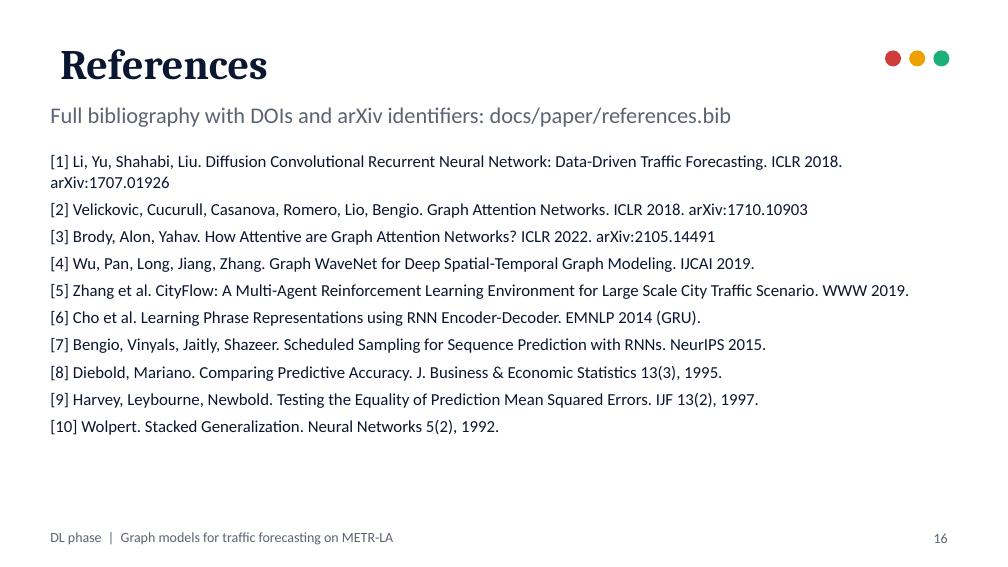
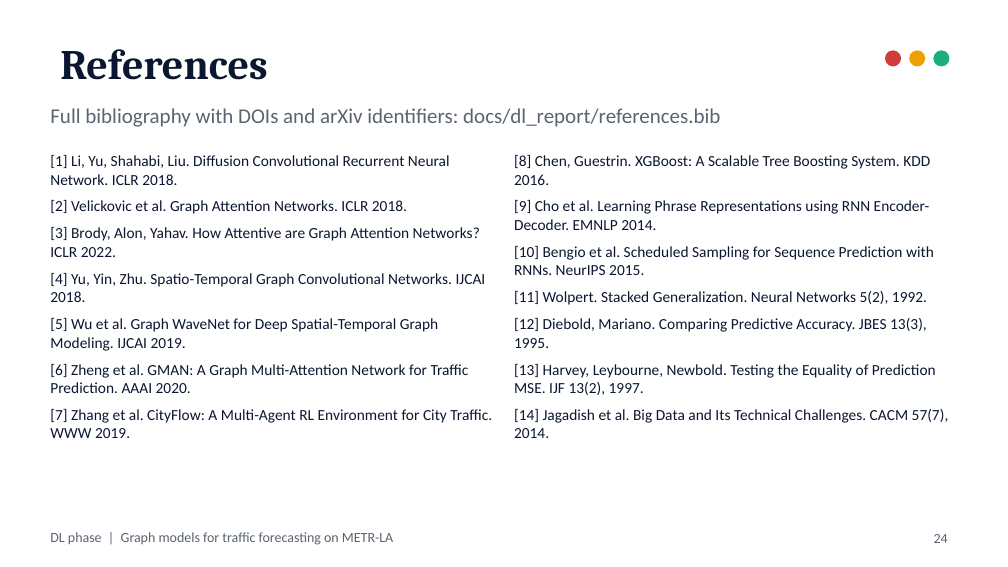
Before and after one commit to ManasSaxena14/MetroFlow_MachineAndDeepLearning, a slide deck: slide 24 of docs/presentation/DL_Graph_Models.pptx (slide 16 before the commit). Drawn at 1008x567 pixels with LibreOffice and Linux fonts; fonts in the diff are those of the drawing. Boxes give left, top, right and bottom in pixels: in the first picture for what was removed or moved away, otherwise in the second. Text is boxed around its words. In the diff, an @@ line names an element or a change of style, - is before the commit and + after.

```diff
--- a/docs/presentation/DL_Graph_Models.pptx
+++ b/docs/presentation/DL_Graph_Models.pptx
@@ text at (x1=50, y1=108, x2=720, y2=127): text changed; size 16 to 15 pt @@
-Full bibliography with DOIs and arXiv identifiers: docs/paper/references.bib
+Full bibliography with DOIs and arXiv identifiers: docs/dl_report/references.bib
@@ text at (x1=50, y1=155, x2=492, y2=438): text changed; size 12 to 11 pt @@
-[1] Li, Yu, Shahabi, Liu. Diffusion Convolutional Recurrent Neural Network: Data-Driven Traffic Forecasting. ICLR 2018. arXiv:1707.01926
-[2] Velickovic, Cucurull, Casanova, Romero, Lio, Bengio. Graph Attention Networks. ICLR 2018. arXiv:1710.10903
-[3] Brody, Alon, Yahav. How Attentive are Graph Attention Networks? ICLR 2022. arXiv:2105.14491
-[4] Wu, Pan, Long, Jiang, Zhang. Graph WaveNet for Deep Spatial-Temporal Graph Modeling. IJCAI 2019.
-[5] Zhang et al. CityFlow: A Multi-Agent Reinforcement Learning Environment for Large Scale City Traffic Scenario. WWW 2019.
-[6] Cho et al. Learning Phrase Representations using RNN Encoder-Decoder. EMNLP 2014 (GRU).
-[7] Bengio, Vinyals, Jaitly, Shazeer. Scheduled Sampling for Sequence Prediction with RNNs. NeurIPS 2015.
-[8] Diebold, Mariano. Comparing Predictive Accuracy. J. Business & Economic Statistics 13(3), 1995.
-[9] Harvey, Leybourne, Newbold. Testing the Equality of Prediction Mean Squared Errors. IJF 13(2), 1997.
-[10] Wolpert. Stacked Generalization. Neural Networks 5(2), 1992.
+[1] Li, Yu, Shahabi, Liu. Diffusion Convolutional Recurrent Neural Network. ICLR 2018.
+[2] Velickovic et al. Graph Attention Networks. ICLR 2018.
+[3] Brody, Alon, Yahav. How Attentive are Graph Attention Networks? ICLR 2022.
+[4] Yu, Yin, Zhu. Spatio-Temporal Graph Convolutional Networks. IJCAI 2018.
+[5] Wu et al. Graph WaveNet for Deep Spatial-Temporal Graph Modeling. IJCAI 2019.
+[6] Zheng et al. GMAN: A Graph Multi-Attention Network for Traffic Prediction. AAAI 2020.
+[7] Zhang et al. CityFlow: A Multi-Agent RL Environment for City Traffic. WWW 2019.
@@ text added at (x1=514, y1=155, x2=949, y2=438), 11 pt, text #0B1730 @@
+[8] Chen, Guestrin. XGBoost: A Scalable Tree Boosting System. KDD 2016.
+[9] Cho et al. Learning Phrase Representations using RNN Encoder-Decoder. EMNLP 2014.
+[10] Bengio et al. Scheduled Sampling for Sequence Prediction with RNNs. NeurIPS 2015.
+[11] Wolpert. Stacked Generalization. Neural Networks 5(2), 1992.
+[12] Diebold, Mariano. Comparing Predictive Accuracy. JBES 13(3), 1995.
+[13] Harvey, Leybourne, Newbold. Testing the Equality of Prediction MSE. IJF 13(2), 1997.
+[14] Jagadish et al. Big Data and Its Technical Challenges. CACM 57(7), 2014.
@@ page number at (x1=934, y1=534, x2=948, y2=543): text changed @@
-16
+24
```
Also in this commit, not shown: 10 other slides changed, 14 slides added, 5 slides removed, 21 other files.
